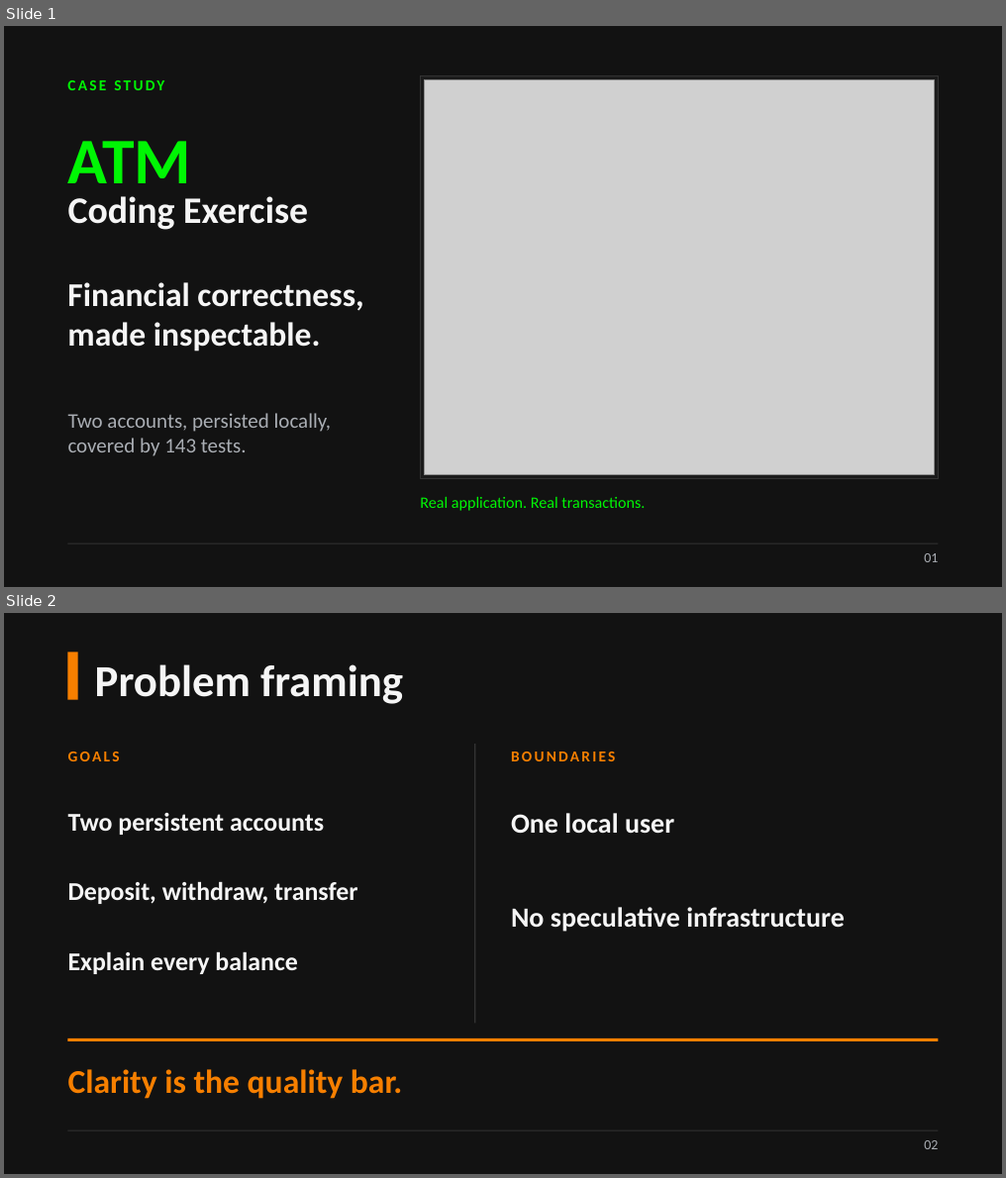
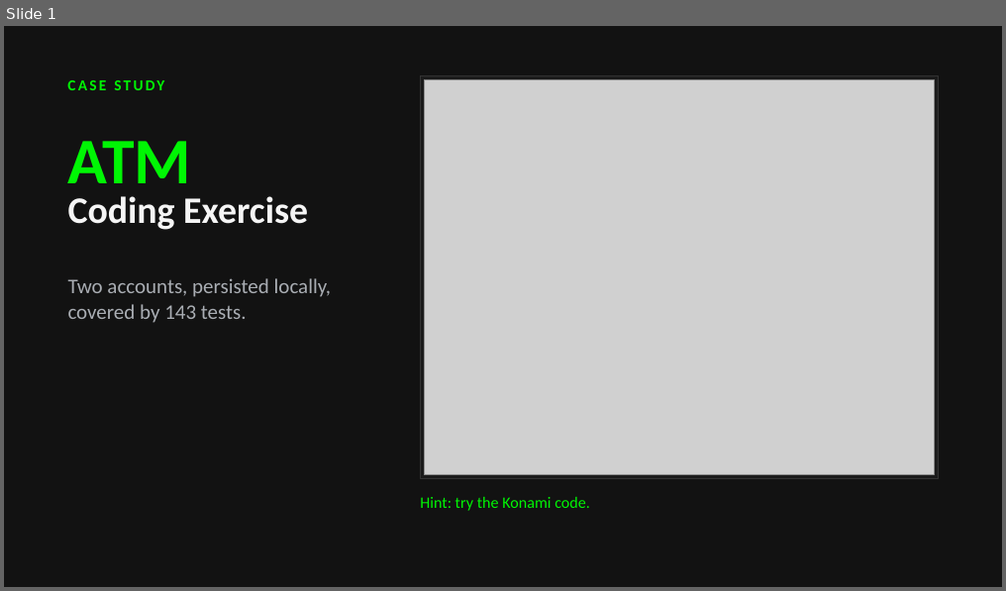
Before and after one commit to johndifini/atm, a slide deck: design/atm-deck.pptx. Shown one above the other, each under a label of ours: slides 1 and 2 before the commit, slide 1 after it. The pictures are 1006x1178 and 1006x591 pixels, drawn with LibreOffice and Linux fonts; fonts in the diff are those of the drawing; grey boxes stand for pictures. Boxes give left, top, right and bottom in pixels: in the first picture for what was removed or moved away, otherwise in the second. Text is boxed around its words. In the diff, an @@ line names an element or a change of style, - is before the commit and + after.

```diff
--- a/design/atm-deck.pptx
+++ b/design/atm-deck.pptx
@@ slide 2 removed at (4,613,1002,1174), background #121212 @@
@@ rectangle removed at (68,652,78,700) @@
@@ text removed at (95,664,403,704) @@
-Problem framing
@@ text removed at (68,752,120,761) @@
-GOALS
@@ line removed from (475, 744) to (475, 1023) @@
@@ text removed at (511,752,615,761) @@
-BOUNDARIES
@@ text removed at (68,813,324,835) @@
-Two persistent accounts
@@ text removed at (511,813,674,833) @@
-One local user
@@ text removed at (68,881,357,904) @@
-Deposit, withdraw, transfer
@@ text removed at (511,907,845,932) @@
-No speculative infrastructure
@@ text removed at (68,952,298,974) @@
-Explain every balance
@@ line removed from (68, 1040) to (938, 1040) @@
@@ text removed at (68,1069,403,1099) @@
-Clarity is the quality bar.
@@ line removed from (68, 1131) to (938, 1131) @@
@@ text removed at (924,1141,938,1150) @@
-02
@@ slide 1 changed as well @@
@@ text removed at (67,282,363,352) @@
-Financial correctness,
-made inspectable.
@@ text "Two accounts, persisted locally,": place and size @@
-text "Two accounts, persisted locally," at (68,413,331,457)
+text "Two accounts, persisted locally," at (68,278,331,323)
@@ text at (420,497,590,511): text changed @@
-Real application. Real transactions.
+Hint: try the Konami code.
@@ line removed from (68, 544) to (938, 544) @@
@@ text removed at (924,554,938,563) @@
-01
```
Also in this commit, not shown: 4 other slides changed, 1 slide added, 1 other slide removed, 2 other files.
